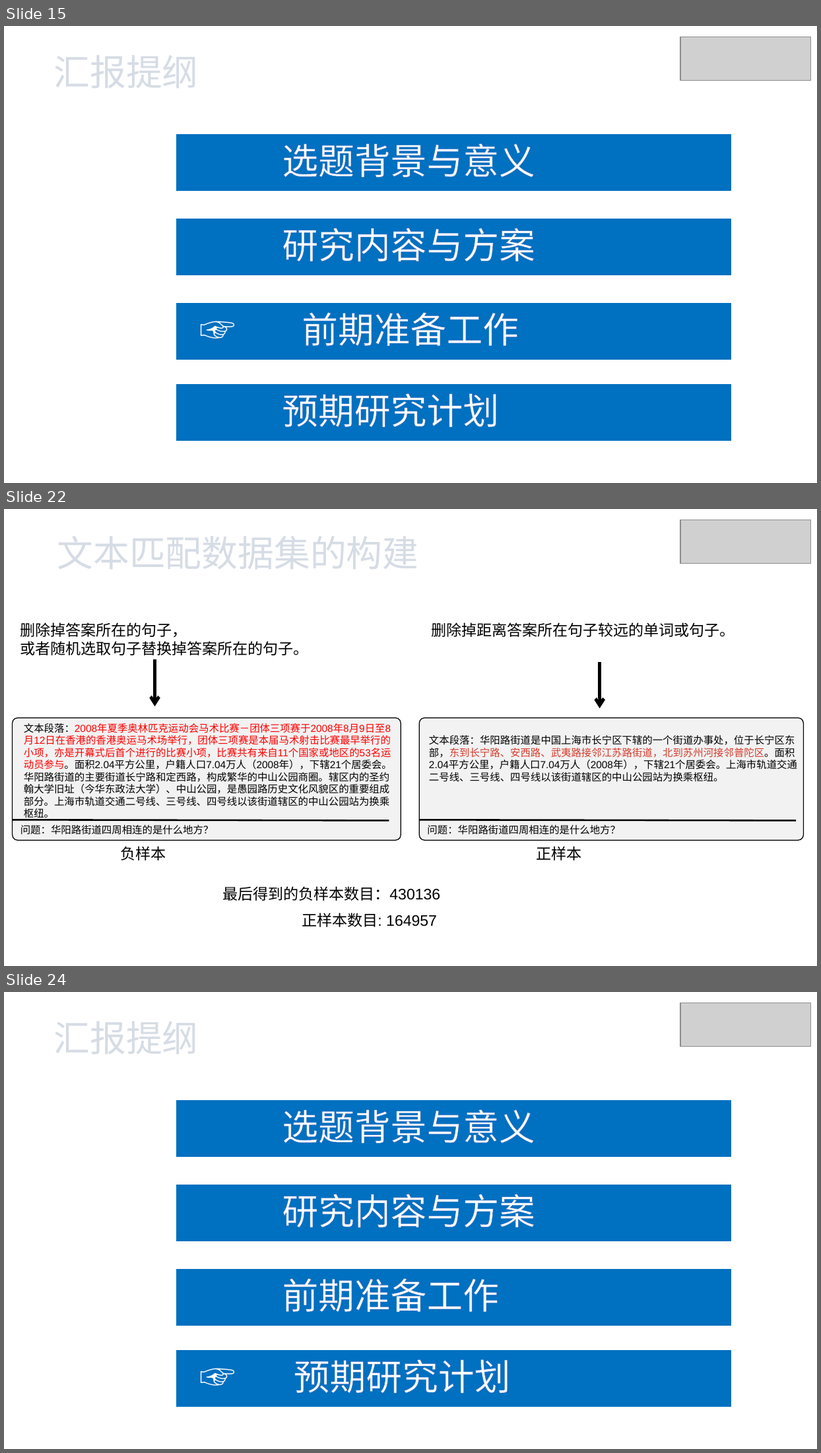
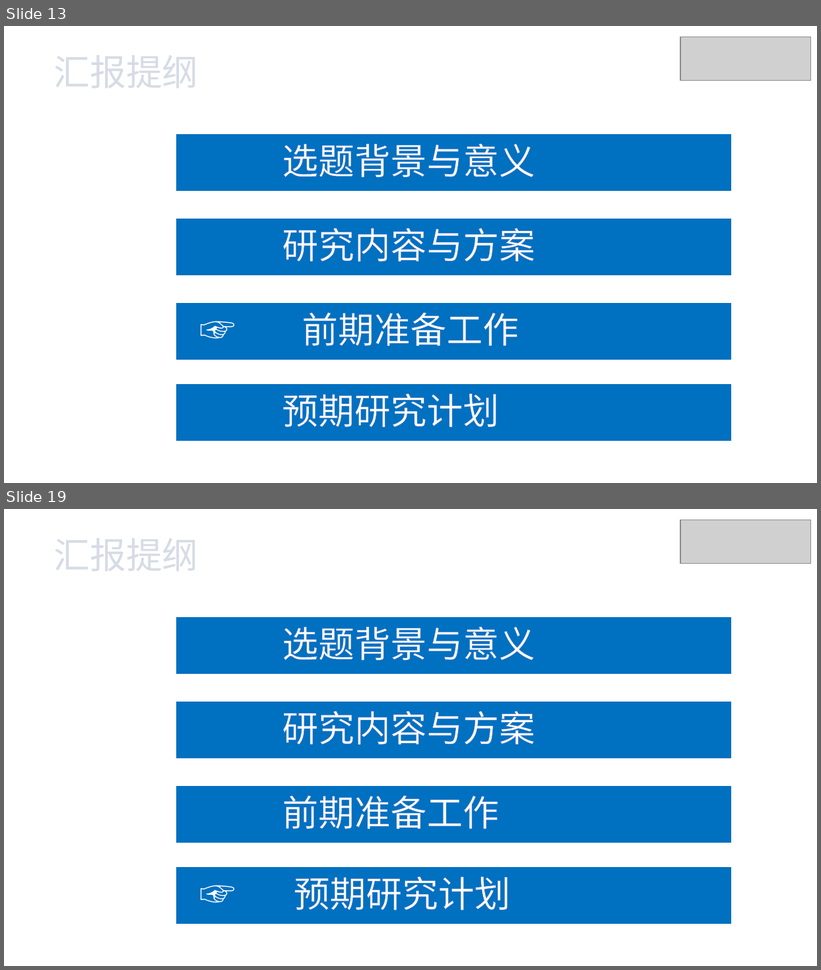
Before and after one commit to xhsun1997/ChineseMRC, a slide deck: 孙相会.pptx. Shown one above the other, each under a label of ours: slides 15, 22 and 24 before the commit, slides 13 and 19 after it; the slides between them are not shown. The pictures are 821x1453 and 821x970 pixels, drawn with LibreOffice and Linux fonts; fonts in the diff are those of the drawing; grey boxes stand for pictures. Boxes give left, top, right and bottom in pixels: in the first picture for what was removed or moved away, otherwise in the second. Text is boxed around its words. In the diff, an @@ line names an element or a change of style, - is before the commit and + after.

```diff
--- a/孙相会.pptx
+++ b/孙相会.pptx
@@ slide 22 removed at <box>4,509,817,966</box>, background #FFFFFF @@
@@ picture removed at <box>680,520,811,564</box> @@
@@ text removed at <box>57,536,419,569</box> @@
-文本匹配数据集的构建
@@ text removed at <box>20,623,309,656</box> @@
-删除掉答案所在的句子，
-或者随机选取句子替换掉答案所在的句子。
@@ text removed at <box>432,623,735,637</box> @@
-删除掉距离答案所在句子较远的单词或句子。
@@ arrow removed from (154, 659) to (154, 706) @@
@@ arrow removed from (600, 662) to (600, 708) @@
@@ rounded rectangle removed at <box>12,718,401,841</box> @@
@@ text removed at <box>24,723,392,821</box> @@
-文本段落：2008年夏季奥林匹克运动会马术比赛－团体三项赛于2008年8月9日至8月12日在香港的香港奥运马术场举行，团体三项赛是本届马术射击比赛最早举行的小项，亦是开幕式后首个进行的比赛小项，比赛共有来自11个国家或地区的53名运动员参与。面积2.04平方公里，户籍人口7.04万人（2008年），下辖21个居委会。华阳路街道的主要街道长宁路和定西路，构成繁华的中山公园商圈。辖区内的圣约翰大学旧址（今华东政法大学）、中山公园，是愚园路历史文化风貌区的重要组成部分。上海市轨道交通二号线、三号线、四号线以该街道辖区的中山公园站为换乘枢纽。
@@ rounded rectangle removed at <box>420,718,803,841</box> @@
@@ text removed at <box>429,735,797,782</box> @@
-文本段落：华阳路街道是中国上海市长宁区下辖的一个街道办事处，位于长宁区东部，东到长宁路、安西路、武夷路接邻江苏路街道，北到苏州河接邻普陀区。面积2.04平方公里，户籍人口7.04万人（2008年），下辖21个居委会。上海市轨道交通二号线、三号线、四号线以该街道辖区的中山公园站为换乘枢纽。
@@ line removed from (12, 821) to (389, 821) @@
@@ text removed at <box>20,825,214,835</box> @@
-问题：华阳路街道四周相连的是什么地方？
@@ line removed from (420, 821) to (796, 821) @@
@@ text removed at <box>427,825,620,835</box> @@
-问题：华阳路街道四周相连的是什么地方？
@@ text removed at <box>120,846,166,861</box> @@
-负样本
@@ text removed at <box>537,846,582,861</box> @@
-正样本
@@ text removed at <box>223,887,441,901</box> @@
-最后得到的负样本数目：430136
@@ text removed at <box>302,913,437,927</box> @@
-正样本数目: 164957
@@ what was slide 15 is now slide 13 @@
@@ what was slide 24 is now slide 19 @@
```
Also in this commit, not shown: 8 slides changed, 1 slide added, 5 other slides removed.
